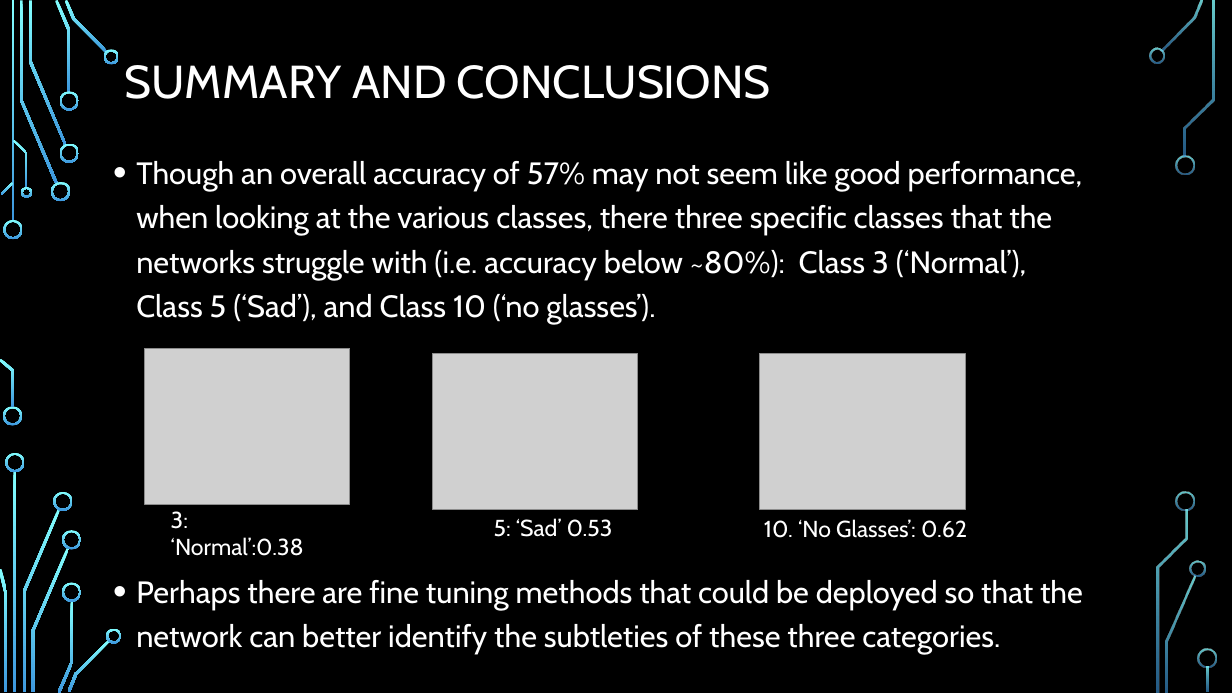
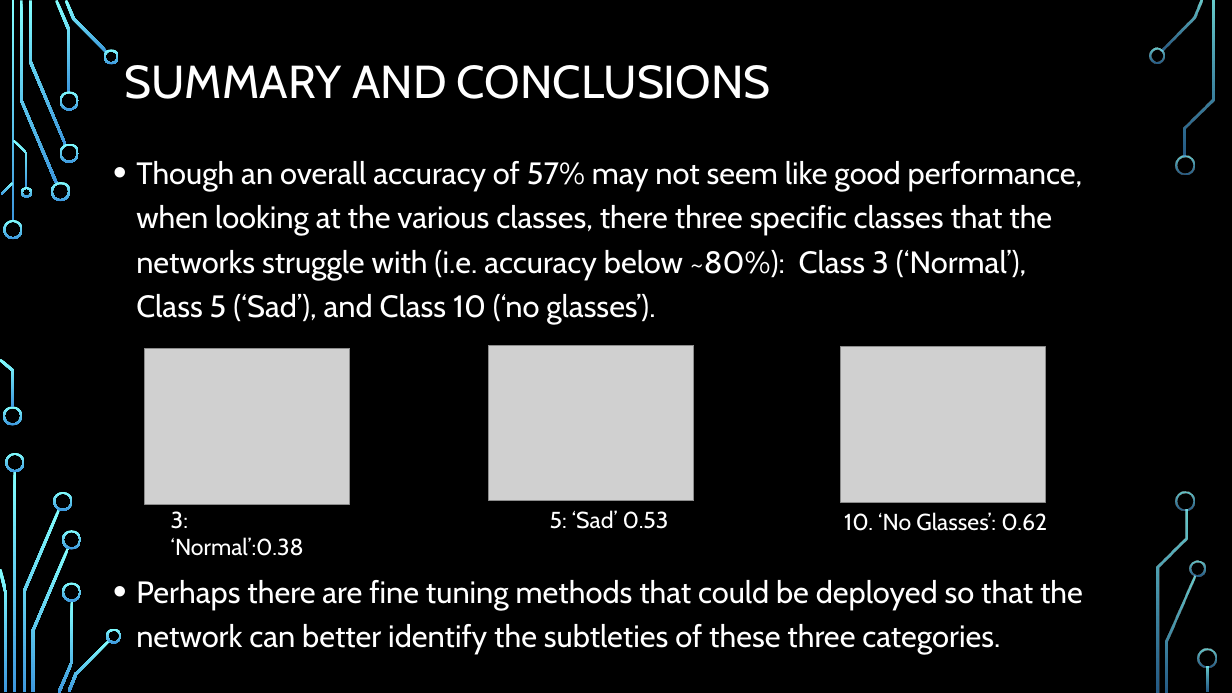
Before and after one commit to NelsonFoster/Final-Project-Group3, a slide deck: slide 18 of Final-Group-Presentation/Final-Project-Group3-Presentation.pptx. Drawn at 1232x693 pixels with LibreOffice and Linux fonts; fonts in the diff are those of the drawing; grey boxes stand for pictures; background and template pictures are left out. Boxes give left, top, right and bottom in pixels: in the first picture for what was removed or moved away, otherwise in the second. Text is boxed around its words. In the diff, an @@ line names an element or a change of style, - is before the commit and + after.

```diff
--- a/Final-Group-Presentation/Final-Project-Group3-Presentation.pptx
+++ b/Final-Group-Presentation/Final-Project-Group3-Presentation.pptx
@@ picture: place and size @@
-picture at <box>433,354,638,510</box>
+picture at <box>489,346,694,502</box>
@@ picture: place and size @@
-picture at <box>760,354,965,510</box>
+picture at <box>840,347,1045,503</box>
@@ text "5: ‘Sad’ 0.53": place and size @@
-text "5: ‘Sad’ 0.53" at <box>494,518,613,537</box>
+text "5: ‘Sad’ 0.53" at <box>550,510,669,529</box>
@@ text "10. ‘No Glasses’: 0.62": place and size @@
-text "10. ‘No Glasses’: 0.62" at <box>764,519,967,538</box>
+text "10. ‘No Glasses’: 0.62" at <box>844,512,1047,531</box>
```
Also in this commit, not shown: 1 slide added, 1 slide removed, 4 other files.
